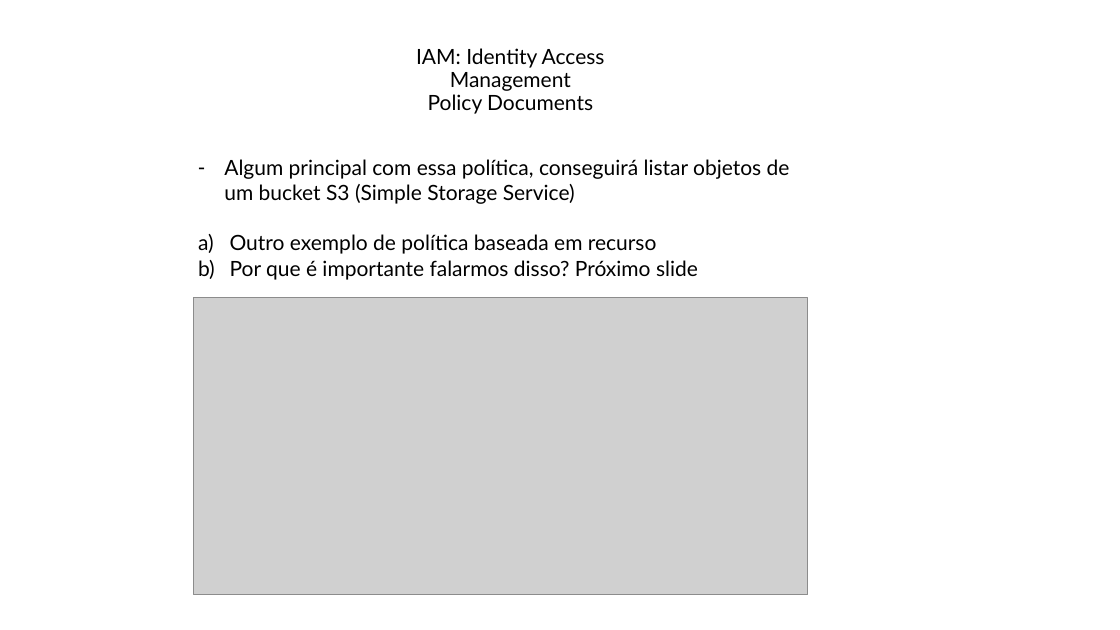
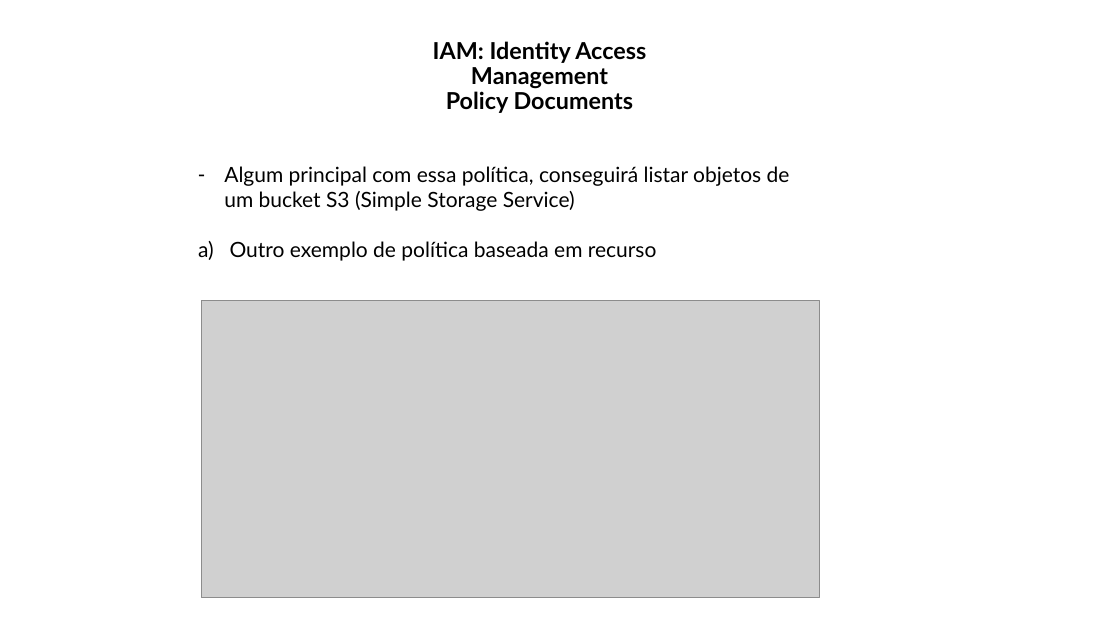
Before and after one commit to marcelomamorim/preparation-solutions-architect-associate, a slide deck: slide 10 of assets/slides/Semana2.pptx (slide 12 before the commit). Drawn at 1120x630 pixels with LibreOffice and Linux fonts; fonts in the diff are those of the drawing; grey boxes stand for pictures. Boxes give left, top, right and bottom in pixels: in the first picture for what was removed or moved away, otherwise in the second. Text is boxed around its words. In the diff, an @@ line names an element or a change of style, - is before the commit and + after.

```diff
--- a/assets/slides/Semana2.pptx
+++ b/assets/slides/Semana2.pptx
@@ title "IAM: Identity Access Management Policy ..." at bbox=[433, 41, 646, 113]: size 18 to 20 pt, bold on @@
@@ text "Algum principal com essa política, ...": place and size @@
-text "Algum principal com essa política, ..." at bbox=[224, 159, 790, 280]
+text "Algum principal com essa política, ..." at bbox=[224, 166, 790, 261]
@@ text at bbox=[230, 260, 698, 280]: paragraph removed @@
-b) Por que é importante falarmos disso? Próximo slide
@@ picture: place and size @@
-picture at bbox=[193, 298, 808, 596]
+picture at bbox=[202, 301, 820, 598]
```
Also in this commit, not shown: 8 other slides changed, 4 slides removed, 19 other files.
